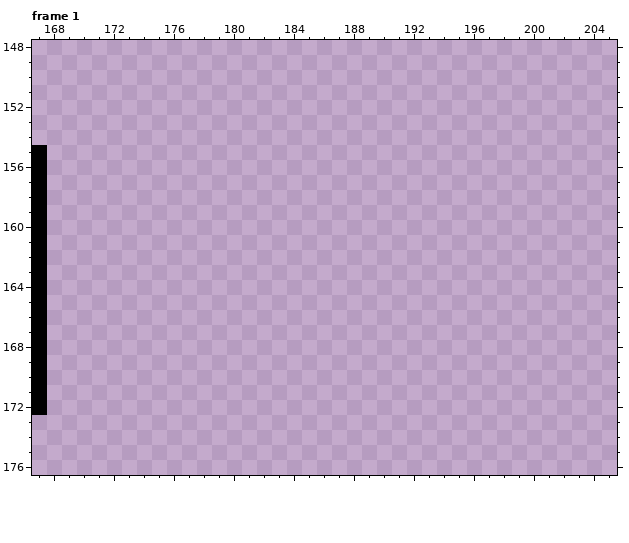
Pixel-art file, stored at Game/CrimsonDraft/Assets/Art/Sprites/UI/UI_CrimsonDraft.aseprite. The first picture shows the starting point.
640x480 pixels, 7 frames. Shown: frame 1: x 167..205, y 148..176.
After the commit:
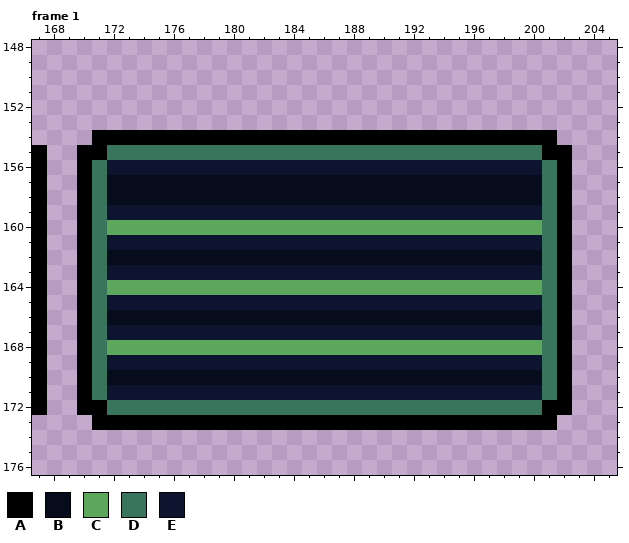
Palette (. is transparent): A #000000  B #070c1d  C #5da75d  D #39755c  E #0c1430
What changed:
Frame 1, layer "UISpritesheet":
y 154: x 171..201 ............................... -> AAAAAAAAAAAAAAAAAAAAAAAAAAAAAAA
y 155: x 170..202 ................................. -> AADDDDDDDDDDDDDDDDDDDDDDDDDDDDDAA
y 156: x 170..202 ................................. -> ADEEEEEEEEEEEEEEEEEEEEEEEEEEEEEDA
y 157..158: x 170..202 ................................. -> ADBBBBBBBBBBBBBBBBBBBBBBBBBBBBBDA
y 159: x 170..202 ................................. -> ADEEEEEEEEEEEEEEEEEEEEEEEEEEEEEDA
y 160: x 170..202 ................................. -> ADCCCCCCCCCCCCCCCCCCCCCCCCCCCCCDA
y 161: x 170..202 ................................. -> ADEEEEEEEEEEEEEEEEEEEEEEEEEEEEEDA
y 162: x 170..202 ................................. -> ADBBBBBBBBBBBBBBBBBBBBBBBBBBBBBDA
y 163: x 170..202 ................................. -> ADEEEEEEEEEEEEEEEEEEEEEEEEEEEEEDA
y 164: x 170..202 ................................. -> ADCCCCCCCCCCCCCCCCCCCCCCCCCCCCCDA
y 165: x 170..202 ................................. -> ADEEEEEEEEEEEEEEEEEEEEEEEEEEEEEDA
y 166: x 170..202 ................................. -> ADBBBBBBBBBBBBBBBBBBBBBBBBBBBBBDA
y 167: x 170..202 ................................. -> ADEEEEEEEEEEEEEEEEEEEEEEEEEEEEEDA
y 168: x 170..202 ................................. -> ADCCCCCCCCCCCCCCCCCCCCCCCCCCCCCDA
y 169: x 170..202 ................................. -> ADEEEEEEEEEEEEEEEEEEEEEEEEEEEEEDA
y 170: x 170..202 ................................. -> ADBBBBBBBBBBBBBBBBBBBBBBBBBBBBBDA
y 171: x 170..202 ................................. -> ADEEEEEEEEEEEEEEEEEEEEEEEEEEEEEDA
y 172: x 170..202 ................................. -> AADDDDDDDDDDDDDDDDDDDDDDDDDDDDDAA
y 173: x 171..201 ............................... -> AAAAAAAAAAAAAAAAAAAAAAAAAAAAAAA
Changed places in both pictures, as pixel boxes (x1, y1, x2, y2):
added: (77, 130, 572, 430)
